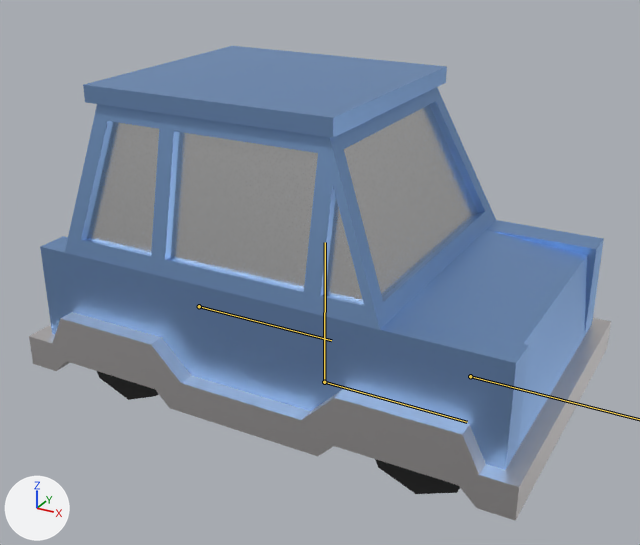
What one commit did to the glTF model blender imports/car.glb.
One viewpoint serves both versions: a 50 mm camera at (2.44, -4.51, 3.04) aimed at (0.02, -0.11, 0.84). Arrows for +X, +Y and +Z are at lower left; the lights stay in place. The bones that bend it are drawn over the model as lines.

The first picture shows 'BackWheels', 'Chasis', 'FrontWheels.001'.
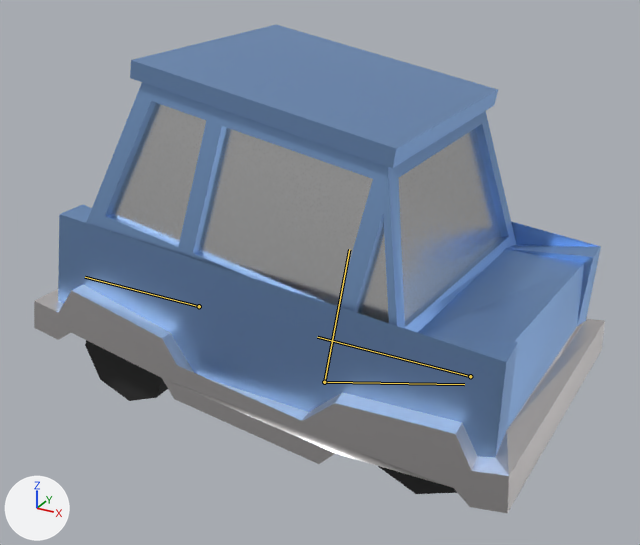
The newer file adds an action. The first version stands in its rest pose; the second is drawn at frame 6 of the action 'DriveFast'.

Location of each change, (x1, y1, x2, y2) in pixels of the pictures (640 x 545 px):
'Chasis', posed
    before: (29, 46, 611, 521)
    after: (34, 25, 605, 513)
'BackWheels', posed
    before: (97, 371, 158, 400)
    after: (85, 340, 168, 401)
bone 'spine0', root to tip
    before: (324, 382) to (325, 242)
    after: (324, 382) to (349, 249)
bone 'backWheel', root to tip
    before: (199, 306) to (331, 340)
    after: (199, 306) to (85, 277)
bone 'control', root to tip
    before: (324, 382) to (467, 422)
    after: (324, 382) to (464, 384)

The edits, one by one:
Bone 'spine0' (bone_spine0) turns from (0, 0, 0) to (0, 0, -10) degrees about its own x, y and z.
Bone 'frontWheel' (bone_frontwheel) turns from (0, 0, 0) to (180, 0, 0) degrees about its own x, y and z.
Bone 'backWheel' (bone_backwheel) turns from (0, 0, 0) to (180, 0, 0) degrees about its own x, y and z.
Bone 'control' (bone_control) turns from (0, 0, 0) to (15, 0, 0) degrees about its own x, y and z.
